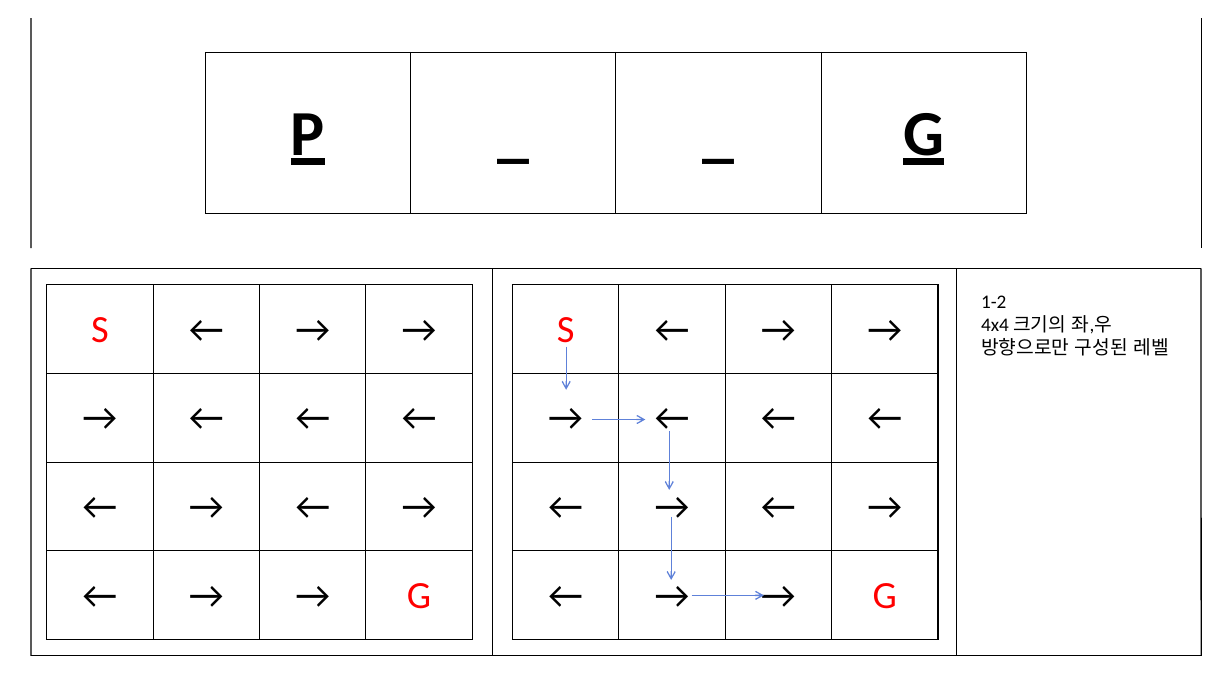
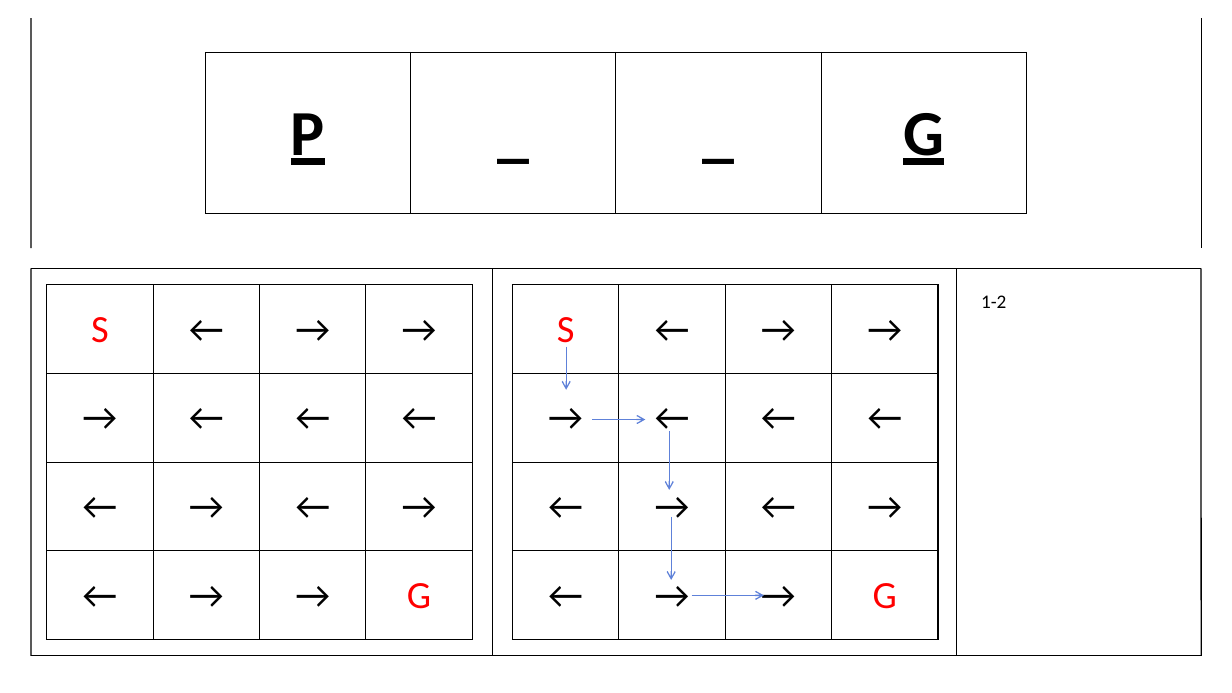
Before and after one commit to BSF0124/Brain-Control, a slide deck: slide 2 of etc/레벨디자인.pptx (slide 3 before the commit). Drawn at 1232x693 pixels with LibreOffice and Linux fonts; fonts in the diff are those of the drawing. Boxes give left, top, right and bottom in pixels: in the first picture for what was removed or moved away, otherwise in the second. Text is boxed around its words. In the diff, an @@ line names an element or a change of style, - is before the commit and + after.

Commit message:
2024.02.03
1-5 1-6 1-7 1-8 레벨 디자인

```diff
--- a/etc/레벨디자인.pptx
+++ b/etc/레벨디자인.pptx
@@ text at box(981, 315, 1168, 356): paragraph removed @@
-4x4 크기의 좌,우 방향으로만 구성된 레벨
```
Also in this commit, not shown: 3 other slides changed, 4 slides added, 5 slides removed, 3 other files.
